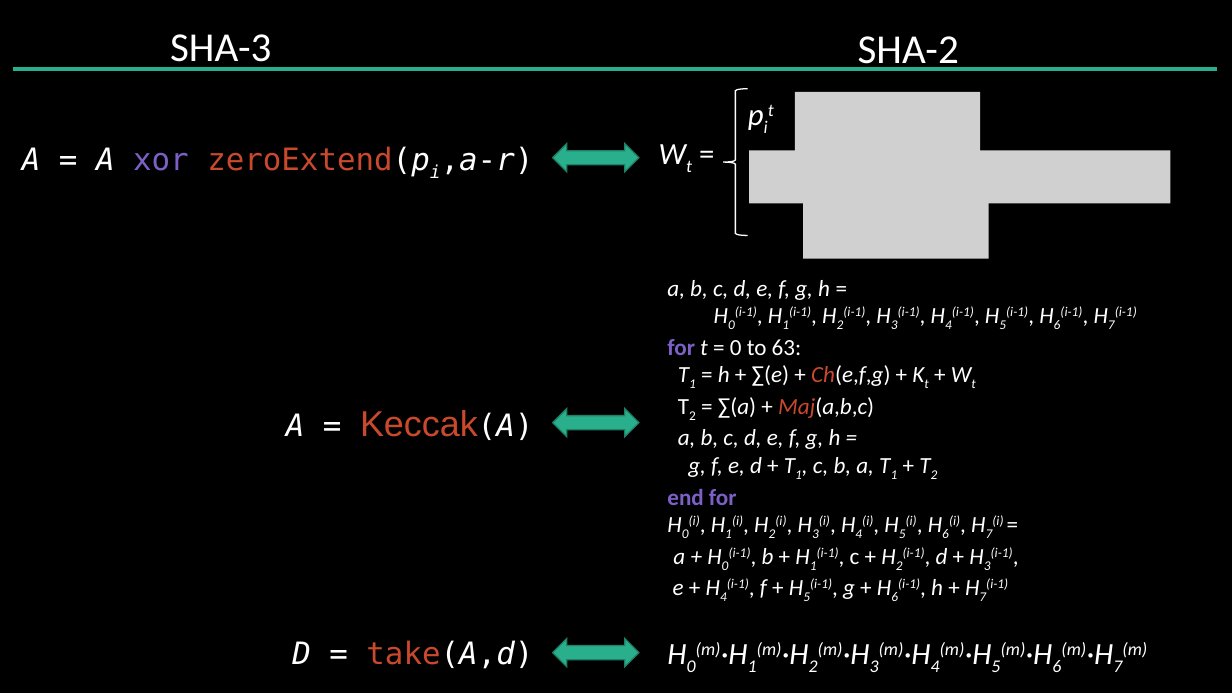
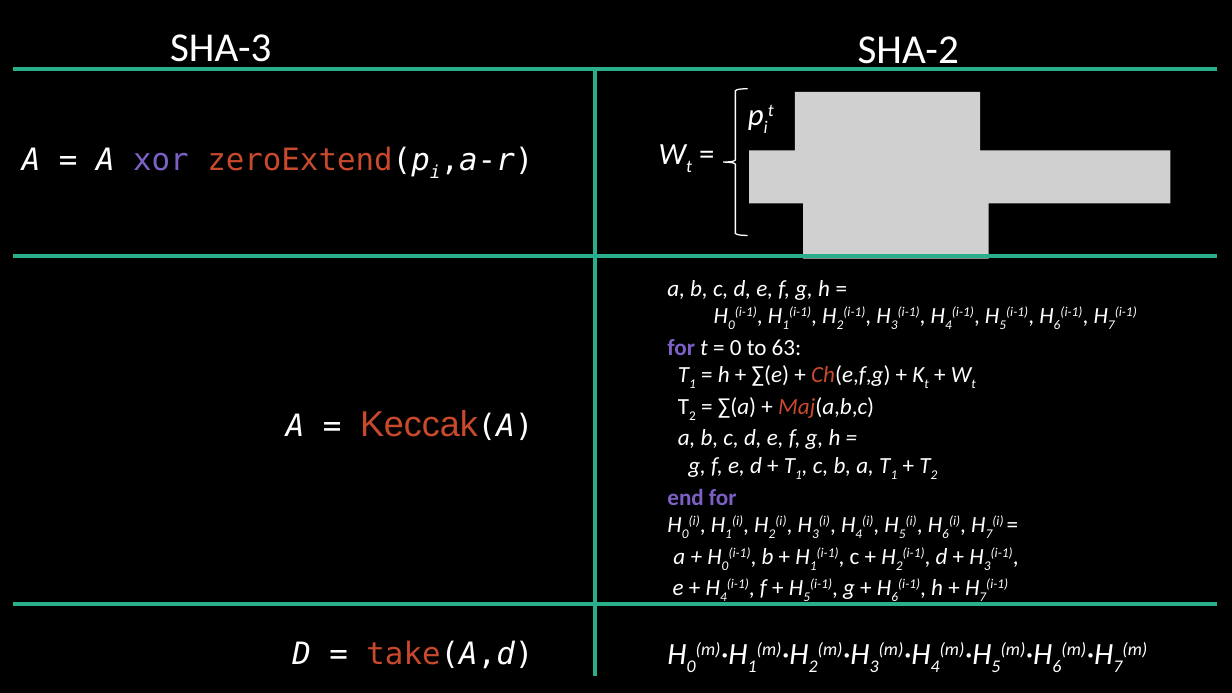
Before and after one commit to ericmercer/sha3-verification, a slide deck: slide 8 of presentation/SPIN2022.pptx. Drawn at 1232x693 pixels with LibreOffice and Linux fonts; fonts in the diff are those of the drawing; grey boxes stand for pictures. Boxes give left, top, right and bottom in pixels: in the first picture for what was removed or moved away, otherwise in the second. Text is boxed around its words. In the diff, an @@ line names an element or a change of style, - is before the commit and + after.

```diff
--- a/presentation/SPIN2022.pptx
+++ b/presentation/SPIN2022.pptx
@@ line added from (595, 69) to (595, 677), #29AF8C 3 pt @@
@@ left right arrow removed at <box>553,143,639,171</box> @@
@@ line added from (13, 256) to (1217, 256), #29AF8C 3 pt @@
@@ left right arrow removed at <box>553,409,639,436</box> @@
@@ line added from (13, 604) to (1217, 604), #29AF8C 3 pt @@
@@ left right arrow removed at <box>553,639,639,666</box> @@
```
Also in this commit, not shown: 8 other slides changed, 3 slides added.
